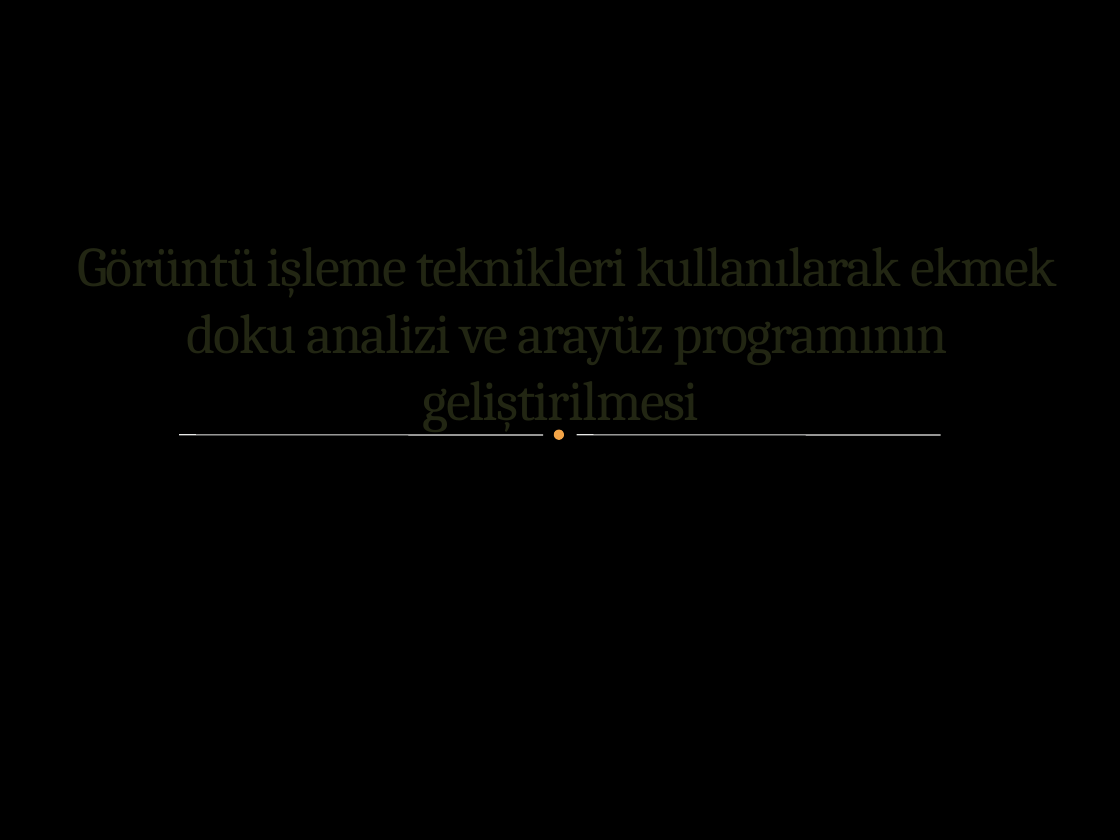
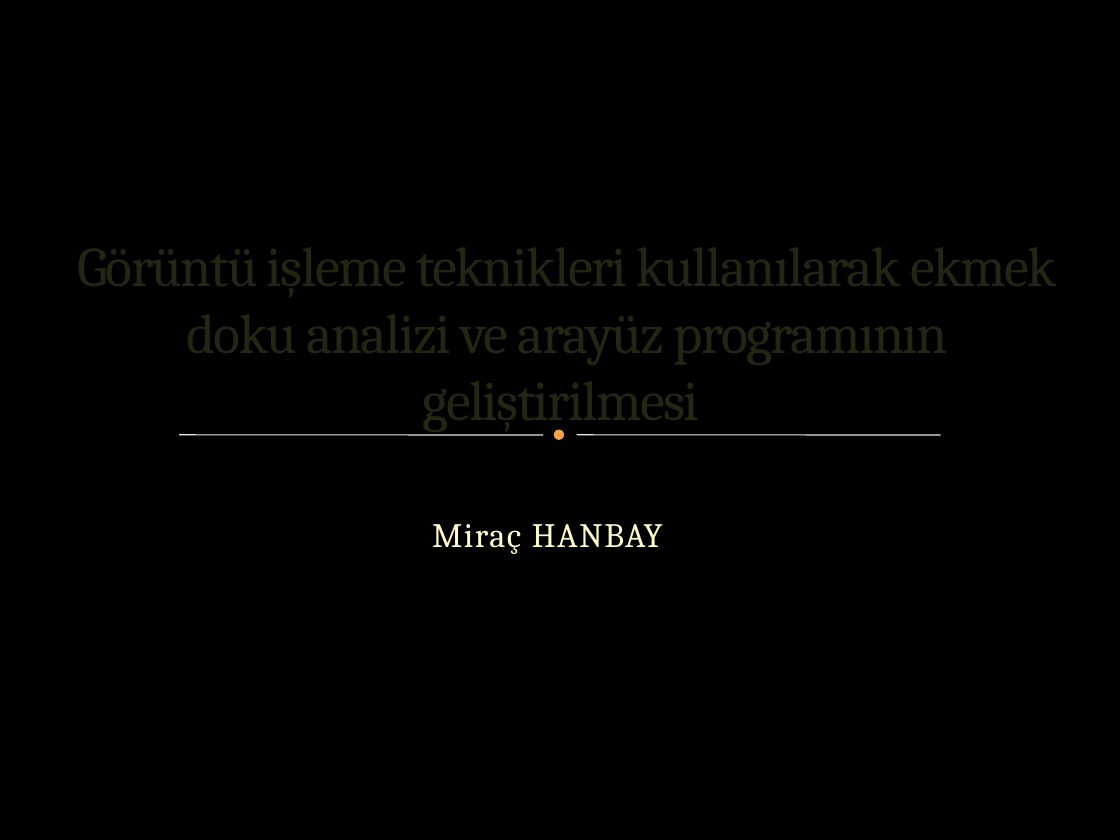
Before and after one commit to Hanbay/Goruntu-isleme, a slide deck: slide 1 of Sunum/Ekmek doku analizi.pptx. Drawn at 1120x840 pixels with LibreOffice and Linux fonts; fonts in the diff are those of the drawing; background and template pictures are left out. Boxes give left, top, right and bottom in pixels: in the first picture for what was removed or moved away, otherwise in the second. Text is boxed around its words. In the diff, an @@ line names an element or a change of style, - is before the commit and + after.

```diff
--- a/Sunum/Ekmek doku analizi.pptx
+++ b/Sunum/Ekmek doku analizi.pptx
@@ subtitle added at [432, 524, 663, 554], 22 pt, text #FEFAC9 @@
+Miraç HANBAY
```
